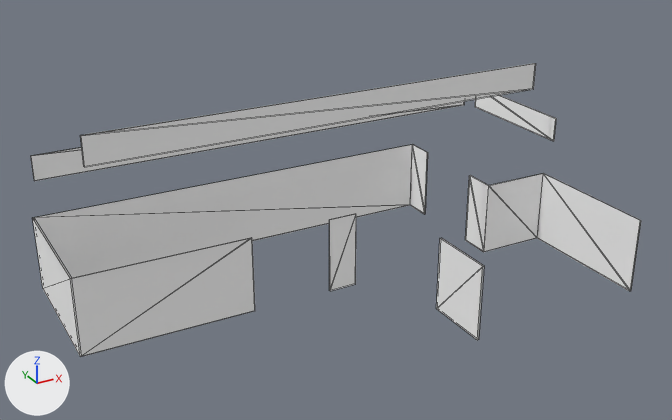
Two versions of the FBX model models/fbx/kottedg/glassKotedgP.FBX, one commit apart.
The view is the same before and after, from a 50 mm lens placed at (-15.3, -28.4, 17.3), pointed at (0.1, -0.4, 3.4). The axes (+X, +Y, +Z) are drawn at lower left. The lights are the same throughout. Mesh edges are drawn as thin lines. Where no turn or scale is listed for an object, it has been applied to the vertices.

The older version as bpy lines, for what is in view:
```python
me_mesh = bpy.data.meshes.new('Mesh')
me_mesh.from_pydata(...)  # 76 vertices, 48 faces; spans x -9.8..10.5, y -6.1..5.5, z 0.0..7.7
me_mesh.materials.append(mat_17___default)  # white #fdfdfd
ob_glasskotedgp = bpy.data.objects.new('glassKotedgP', me_mesh)
ob_glasskotedgp.location = (0.0, 0.0, 0.0)
```
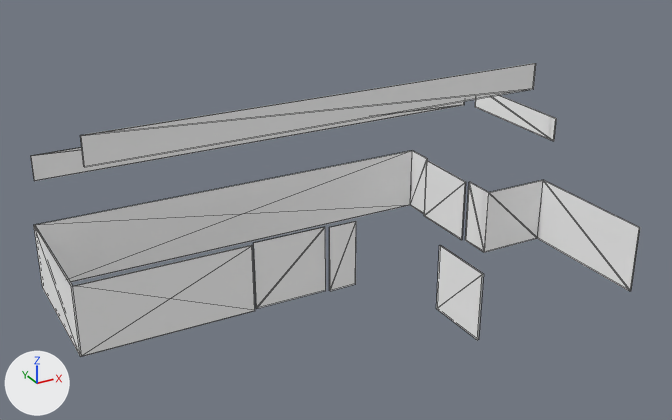
Changed parts and their boxes [x1, y1, x2, y2] in the pictures (672 x 420 px):
'glassKotedgP', reshaped: before [31, 63, 641, 357]; after [31, 63, 640, 357]
part 1 of me_mesh, built on: before [33, 144, 641, 357]; after [34, 151, 640, 357]

The change, as a list of edits to the scene's bpy script:
```text
Change me_mesh:
    used by ob_glasskotedgp; location = (0.0, 0.0, 0.0)
    remove me_mesh.from_pydata(...)  # 76 vertices, 48 faces; spans x -9.8..10.5, y -6.1..5.5, z 0.0..7.7
    add me_mesh.from_pydata(...)  # 92 vertices, 56 faces; spans x -9.8..10.5, y -6.1..5.5, z 0.0..7.7
    me_mesh part 1
    12 faces are deleted
    24 vertices in x -9.8..10.0, y -6.1..5.1, z 2.9..3.0 move by (0.0, 0.0, -0.3)
    2 vertices move from x 7.2..10.0, y -0.5, z 3.0 to x 7.2..10.0, y -0.6, z 2.7
    8 vertices are added at x -3.2..7.0, y -0.3..3.8, z 0.0
    8 new vertices lie (0.0, 0.0, 2.7) away from vertices in x -3.2..7.0, y -0.3..3.8, z 0.0
    20 new faces join them
```
